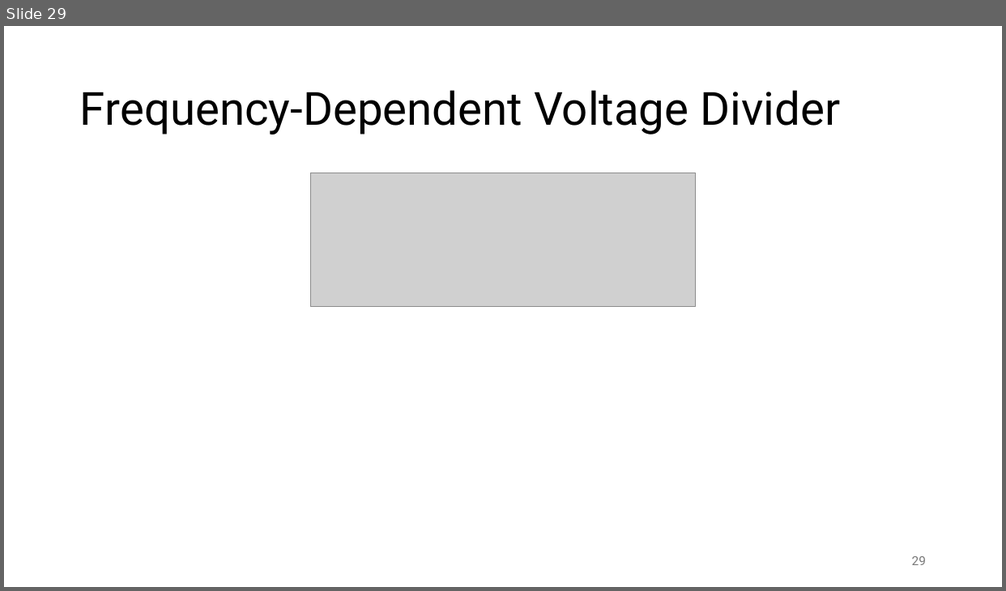
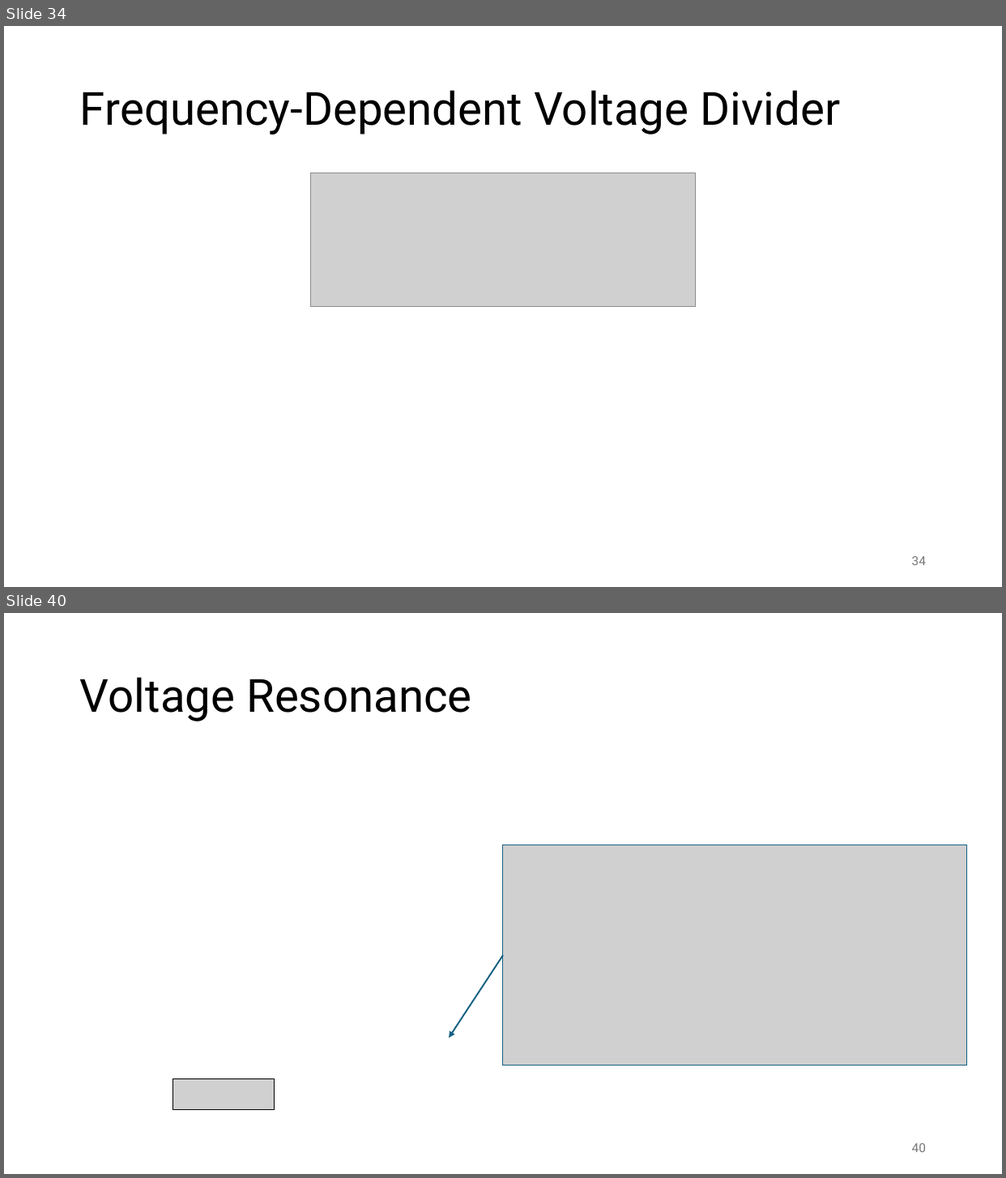
Before and after one commit to FelixWick/intro_electrical_eng, a slide deck: 4_ACtech.pptx. Shown one above the other, each under a label of ours: slide 29 before the commit, slides 34 and 40 after it; the slides between them are not shown. The pictures are 1006x591 and 1006x1178 pixels, drawn with LibreOffice and Linux fonts; fonts in the diff are those of the drawing; grey boxes stand for pictures. Boxes give left, top, right and bottom in pixels: in the first picture for what was removed or moved away, otherwise in the second. Text is boxed around its words. In the diff, an @@ line names an element or a change of style, - is before the commit and + after.

```diff
--- a/4_ACtech.pptx
+++ b/4_ACtech.pptx
@@ slide 40 added at bbox=[4, 613, 1002, 1174], background #FFFFFF @@
@@ title added at bbox=[80, 677, 471, 722], 44 pt, text #000000 @@
+Voltage Resonance
@@ picture added at bbox=[503, 845, 967, 1065] @@
@@ arrow added from (503, 955) to (449, 1038), #156082 1.5 pt @@
@@ picture added at bbox=[173, 1080, 275, 1111] @@
@@ page number added at bbox=[912, 1144, 926, 1152], 12 pt, text #797979 @@
+40
@@ what was slide 29 is now slide 34 @@
@@ page number at bbox=[912, 557, 926, 565]: text changed @@
-29
+34
```
Also in this commit, not shown: 6 slides changed, 12 other slides added, 1 slide removed, 2 other files.
